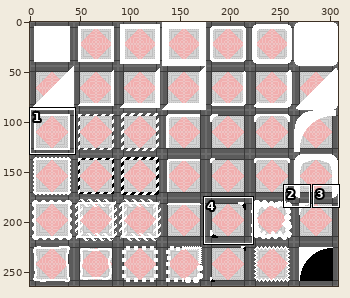
Pixel-art file, stored at assets/img/borders.ase. The first picture is a wide view before the edit; the outline marks the close-up.
Close-up. Before the edit:
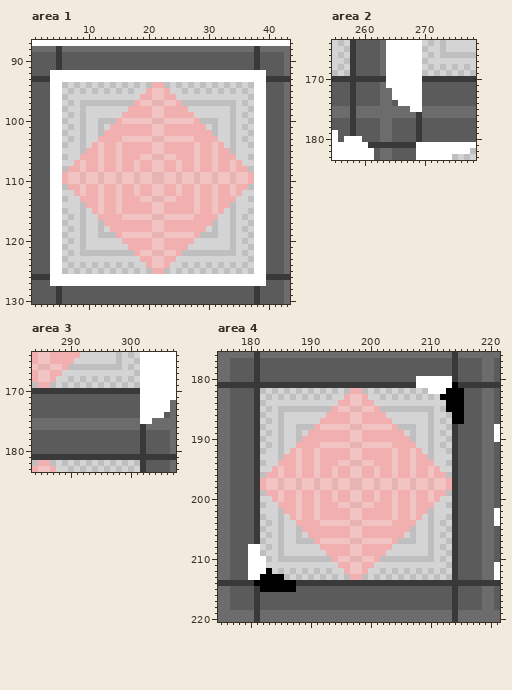
308x264 pixels, 1 frame. Colours within 5 levels of each other are drawn and written as one. Shown: area 1: x 1..43, y 87..130; area 2: x 255..278, y 164..183; area 3: x 284..307, y 164..183; area 4: x 175..221, y 176..220. The commit also changed other parts of the picture, which this record leaves out.
Now the later version:
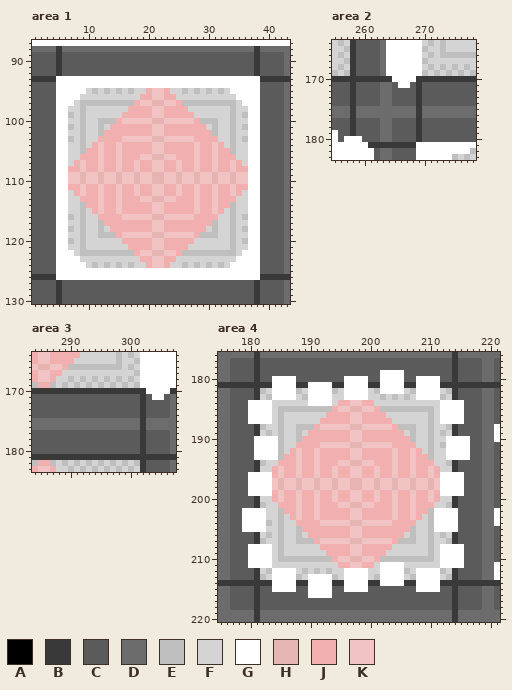
Palette (. is transparent): A #000000  B #393939  C #5b5b5b  D #6c6c6c  E #bfbfbf  F #d4d4d4  G #ffffff  H #e7b4b4  J #f1afaf  K #f1c3c3
Edits made:
Changed rows in their new state; - is an unchanged pixel.
Area 1, layer "Layer 2":
first column x 4:
 92 CBCCCCCCCCCCCCCCCCCCCCCCCCCCCCCCCCBC
 93 B----------------------------------B
 94 C-GGGGGGGGGGGGGGGGGGGGGGGGGGGGGGGG-C
 95 C-GGGG------------------------GGGG-C
 96 C-GGG--------------------------GGG-C
 97 C-GG----------------------------GG-C
 98 C-G------------------------------G-C
 99 C-G------------------------------G-C
100 C-G------------------------------G-C
101 C-G------------------------------G-C
102 C-G------------------------------G-C
103 C-G------------------------------G-C
104 C-G------------------------------G-C
105 C-G------------------------------G-C
106 C-G------------------------------G-C
107 C-G------------------------------G-C
108 C-G------------------------------G-C
109 C-G------------------------------G-C
110 C-G------------------------------G-C
111 C-G------------------------------G-C
112 C-G------------------------------G-C
113 C-G------------------------------G-C
114 C-G------------------------------G-C
115 C-G------------------------------G-C
116 C-G------------------------------G-C
117 C-G------------------------------G-C
118 C-G------------------------------G-C
119 C-G------------------------------G-C
120 C-G------------------------------G-C
121 C-G------------------------------G-C
122 C-GG----------------------------GG-C
123 C-GGG--------------------------GGG-C
124 C-GGGG------------------------GGGG-C
125 C-GGGGGGGGGGGGGGGGGGGGGGGGGGGGGGGG-C
126 B----------------------------------B
127 CBCCCCCCCCCCCCCCCCCCCCCCCCCCCCCCCCBC
Area 2, layer "Layer 2":
first column x 264:
170 B----B
171 DC--CB
172 -CCCCB
173 -CCCCB
174 --CCCB
175 ----DB
Area 3, layer "Layer 2":
first column x 302:
170 B----B
171 BC--CD
172 BCCCC-
173 BCCCC-
174 BCCC--
175 BD----
Area 4, layer "Layer 2":
first column x 179:
179 -----------------------GGGG-----------
180 -----GGGG--------GGGG--GGGG------CC---
181 -----GGGG--GGGG--GGGG--GGGG------BBB--
182 -----GGGG--GGGG--GGGG--GGGG--GG--FEBC-
183 -----GGGG--GGGG--GGGG--------GGGGEFBC-
184 -GGGG------GGGG------------------GGGG-
185 -GGGG----------------------------GGGG-
186 -GGGG----------------------------GGGG-
187 -GGGG----------------------------GGGG-
190 --GGGG----------------------------GGGG
191 --GGGG----------------------------GGGG
192 --GGGG----------------------------GGGG
193 --GGGG----------------------------GGGG
196 -GGGG----------------------------GGGG-
197 -GGGG----------------------------GGGG-
198 -GGGG----------------------------GGGG-
199 -GGGG----------------------------GGGG-
202 GGGG----------------------------GGGG--
203 GGGG----------------------------GGGG--
204 GGGG----------------------------GGGG--
205 GGGG----------------------------GGGG--
208 ---GG----------------------------GGGG-
209 ---GG----------------------------GGGG-
210 ----G----------------------------GGGG-
211 ----G------------------GGGG------GGGG-
212 -CBFEGGGG--------GGGG--GGGG--GGGG-----
213 -CBEFGGGG--GGGG--GGGG--GGGG--GGGG-----
214 --BBBGGGG--GGGG--GGGG--GGGG--GGGG-----
215 ---CCGGGG--GGGG--GGGG--------GGGG-----
216 -----------GGGG-----------------------
Pixel boxes of the changes (left, top, right, bottom) in both close-ups:
changed: (50, 70, 266, 286)
changed: (386, 76, 422, 112)
changed: (140, 388, 176, 424)
changed: (242, 370, 470, 598)
